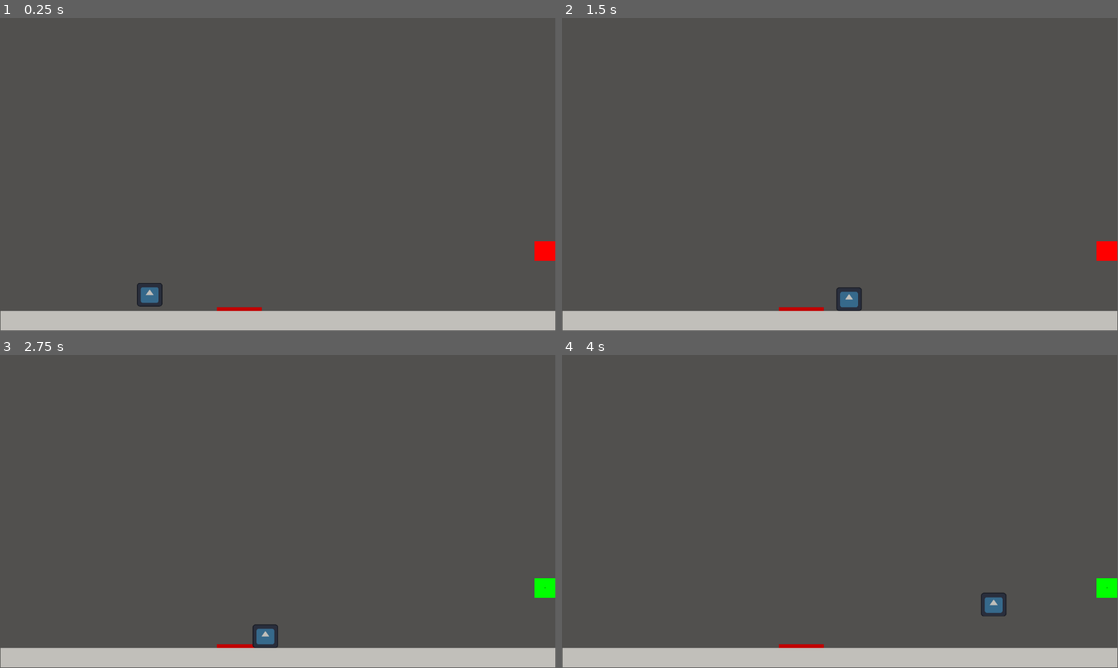
Above: before the commit, frames 1-4 (two rows, left to right).
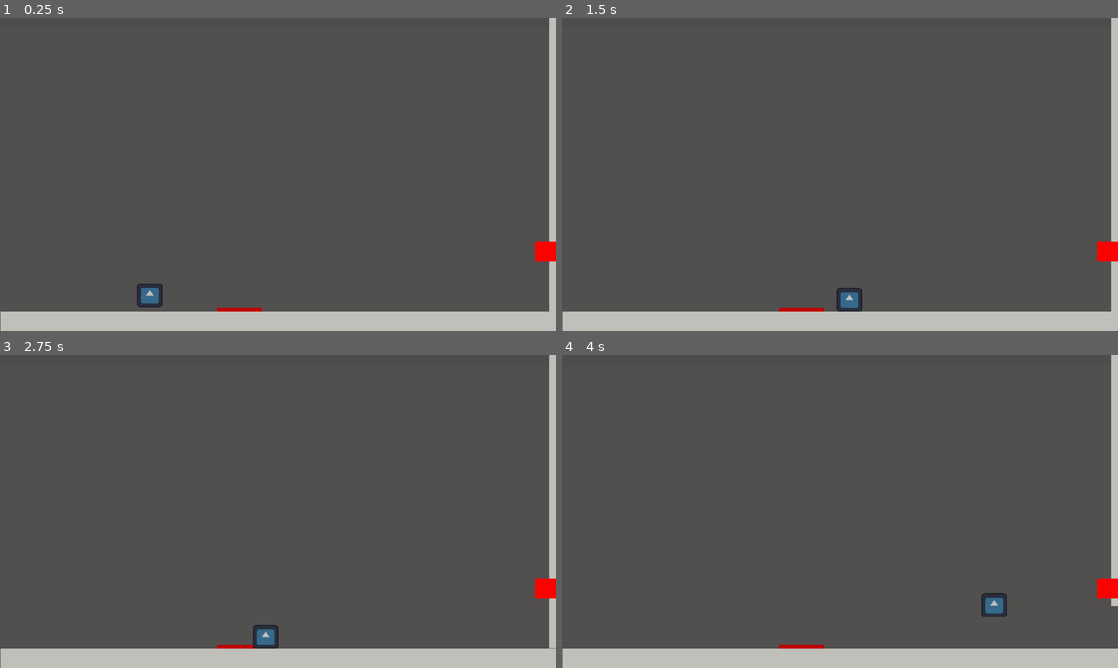
Above: after the commit, the same moments.

Repository: KOP-gaming/buas-application-2026
Game: Godot game, scene res://tutorial1.tscn
Same seed, same stepped clock (60 frames per second), same inputs: the game is played once before the commit and once after it. The engine's default icon, where the game draws it, is replaced by a stand-in: a white triangle on a blue panel in a dark square.
Inputs:
- Up to frame 1 (0.25 s): no input
- Up to frame 2 (1.5 s): hold Right (right) from 0.53 s (still down); tap Up (up) at 0.6, 0.77, 1.07, 1.35 s
- Up to frame 3 (2.75 s): tap Up (up) at 1.52, 1.82, 2.1 s; release Right (right) at 2.03 s; hold Left (left) from 2.03 s (still down)
- Up to frame 4 (4 s): release Left (left) at 2.78 s; hold Right (right) from 2.78 s (still down); tap Up (up) at 2.85, 3.02, 3.32, 3.6, 3.77 s
The window is 799x449 before the commit and 800x450 after it. Grey fills any space a smaller window leaves; there, only what the larger window draws over its background counts as a difference.

The runs differ from the first frame. In frame 1, 1.3% of the frame differs, in the area x 0-100%, y 0-100%; in frame 2, 1.3%; in frame 3, 1.5%; in frame 4, 1.4%.

Commit message:
lot of changes
finally charged my laptop with wifi

Diff:
--- a/puzzle-platformer/area_2d.gd
+++ b/puzzle-platformer/area_2d.gd
@@ -7,6 +7,8 @@
 
 #check when body enters or exits the button
 func EnterCheck(body) -> void:
+	$AnimationPlayer.play("door")
+	await $AnimationPlayer.animation_finished
 	var light = $switchlight
 	light.color = Color(0, 255, 0, 255)
 	var exit = $wall
--- /dev/null
+++ b/puzzle-platformer/blokje_1.gd
@@ -0,0 +1,14 @@
+extends RigidBody2D
+
+
+# Called when the node enters the scene tree for the first time.
+func _ready() -> void:
+	pass # Replace with function body.
+
+
+# Called every frame. 'delta' is the elapsed time since the previous frame.
+func _process(delta: float) -> void:
+	pass
+
+func entercheck(body) -> void:
+	pass
--- /dev/null
+++ b/puzzle-platformer/button_2.gd
@@ -0,0 +1,23 @@
+extends Area2D
+
+func _ready() -> void:
+	body_entered.connect(EnterCheck)
+	body_exited.connect(ExitCheck)
+
+
+#check when body enters or exits the button
+func EnterCheck(body) -> void:
+	$AnimationPlayer.play("door2")
+	var exit = $wall3
+	exit.set_collision_layer_value(1, false)
+	await $AnimationPlayer.animation_finished
+	var light = $switchlight
+	light.color = Color(0, 255, 0, 255)
+func ExitCheck(body) -> void:
+	$AnimationPlayer.play_backwards("door2")
+	var exit = $wall3
+	exit.set_collision_layer_value(1, true)
+	var light = $switchlight
+	light.color = Color(255, 0, 0, 255)
+	await $AnimationPlayer.animation_finished
+	light.color = Color(255, 0, 0, 255)
--- a/puzzle-platformer/project.godot
+++ b/puzzle-platformer/project.godot
@@ -14,6 +14,10 @@
 run/main_scene="uid://clya2jolcja5e"
 config/features=PackedStringArray("4.4", "Forward Plus")
 config/icon="res://icon.svg"
+
+[display]
+
+window/stretch/mode="viewport"
 
 [input]
 
--- a/puzzle-platformer/tutorial1.tscn
+++ b/puzzle-platformer/tutorial1.tscn
@@ -6,6 +6,69 @@
 [ext_resource type="Script" uid="uid://h3xc2np6kx74" path="res://switchlight.gd" id="2_m8dfu"]
 [ext_resource type="Script" uid="uid://c1jia2omai5te" path="res://camerea1.gd" id="5_o74uc"]
 [ext_resource type="Script" uid="uid://dudd5f3giu3h4" path="res://camerea_2.gd" id="6_s04bh"]
+[ext_resource type="Script" uid="uid://bj0f4rl77rgut" path="res://button_2.gd" id="7_22rsl"]
+[ext_resource type="Script" uid="uid://c4btufe7twe6t" path="res://blokje_1.gd" id="8_ek00w"]
+
+[sub_resource type="Animation" id="Animation_22rsl"]
+length = 0.001
+tracks/0/type = "value"
+tracks/0/imported = false
+tracks/0/enabled = true
+tracks/0/path = NodePath("Area2D/doormcdoor:position")
+tracks/0/interp = 1
+tracks/0/loop_wrap = true
+tracks/0/keys = {
+"times": PackedFloat32Array(0),
+"transitions": PackedFloat32Array(1),
+"update": 0,
+"values": [Vector2(644, -100)]
+}
+tracks/1/type = "value"
+tracks/1/imported = false
+tracks/1/enabled = true
+tracks/1/path = NodePath("Area2D/doormcdoor:rotation")
+tracks/1/interp = 1
+tracks/1/loop_wrap = true
+tracks/1/keys = {
+"times": PackedFloat32Array(0),
+"transitions": PackedFloat32Array(1),
+"update": 0,
+"values": [0.0]
+}
+
+[sub_resource type="Animation" id="Animation_s04bh"]
+resource_name = "door"
+length = 1.5
+tracks/0/type = "value"
+tracks/0/imported = false
+tracks/0/enabled = true
+tracks/0/path = NodePath("Area2D/doormcdoor:position")
+tracks/0/interp = 1
+tracks/0/loop_wrap = true
+tracks/0/keys = {
+"times": PackedFloat32Array(0, 1.5),
+"transitions": PackedFloat32Array(1, 1),
+"update": 0,
+"values": [Vector2(644, -100), Vector2(644, -204)]
+}
+tracks/1/type = "value"
+tracks/1/imported = false
+tracks/1/enabled = true
+tracks/1/path = NodePath("Area2D/doormcdoor:rotation")
+tracks/1/interp = 1
+tracks/1/loop_wrap = true
+tracks/1/keys = {
+"times": PackedFloat32Array(0, 1.5),
+"transitions": PackedFloat32Array(1, 1),
+"update": 0,
+"values": [0.0, 0.0]
+}
+
+[sub_resource type="AnimationLibrary" id="AnimationLibrary_22rsl"]
+_data = {
+&"RESET": SubResource("Animation_22rsl"),
+&"door": SubResource("Animation_s04bh")
+}
 
 [sub_resource type="Gradient" id="Gradient_8y1kj"]
 offsets = PackedFloat32Array(0, 0.00649351, 1)
@@ -35,13 +98,83 @@
 [sub_resource type="RectangleShape2D" id="RectangleShape2D_ek00w"]
 size = Vector2(1142, 649)
 
+[sub_resource type="RectangleShape2D" id="RectangleShape2D_yjwc7"]
+size = Vector2(74, 10)
+
+[sub_resource type="RectangleShape2D" id="RectangleShape2D_pw83q"]
+size = Vector2(28, 664)
+
+[sub_resource type="Animation" id="Animation_yjwc7"]
+length = 0.001
+tracks/0/type = "value"
+tracks/0/imported = false
+tracks/0/enabled = true
+tracks/0/path = NodePath("door2:position")
+tracks/0/interp = 1
+tracks/0/loop_wrap = true
+tracks/0/keys = {
+"times": PackedFloat32Array(0),
+"transitions": PackedFloat32Array(1),
+"update": 0,
+"values": [Vector2(597, -90)]
+}
+tracks/1/type = "value"
+tracks/1/imported = false
+tracks/1/enabled = true
+tracks/1/path = NodePath("door2:rotation")
+tracks/1/interp = 1
+tracks/1/loop_wrap = true
+tracks/1/keys = {
+"times": PackedFloat32Array(0),
+"transitions": PackedFloat32Array(1),
+"update": 0,
+"values": [0.0]
+}
+
+[sub_resource type="Animation" id="Animation_ek00w"]
+resource_name = "door2"
+length = 1.5
+tracks/0/type = "value"
+tracks/0/imported = false
+tracks/0/enabled = true
+tracks/0/path = NodePath("door2:position")
+tracks/0/interp = 1
+tracks/0/loop_wrap = true
+tracks/0/keys = {
+"times": PackedFloat32Array(0, 1.5),
+"transitions": PackedFloat32Array(1, 1),
+"update": 0,
+"values": [Vector2(597, -90), Vector2(597, -191)]
+}
+tracks/1/type = "value"
+tracks/1/imported = false
+tracks/1/enabled = true
+tracks/1/path = NodePath("door2:rotation")
+tracks/1/interp = 1
+tracks/1/loop_wrap = true
+tracks/1/keys = {
+"times": PackedFloat32Array(0, 1.5),
+"transitions": PackedFloat32Array(1, 1),
+"update": 0,
+"values": [0.0, 0.0]
+}
+
+[sub_resource type="AnimationLibrary" id="AnimationLibrary_pw83q"]
+_data = {
+&"RESET": SubResource("Animation_yjwc7"),
+&"door2": SubResource("Animation_ek00w")
+}
+
+[sub_resource type="RectangleShape2D" id="RectangleShape2D_33a4j"]
+size = Vector2(76, 75)
+
 [node name="Node2D" type="Node2D"]
 
 [node name="ColorRect" type="ColorRect" parent="."]
-offset_left = -124.0
-offset_top = -57.0
-offset_right = 2914.0
-offset_bottom = 757.0
+offset_left = -96.0
+offset_top = 21.0
+offset_right = 2942.0
+offset_bottom = 835.0
 color = Color(0.419813, 0.419813, 0.419813, 1)
 
 [node name="CanvasModulate" type="CanvasModulate" parent="."]
@@ -52,6 +185,18 @@
 collision_layer = 2
 collision_mask = 2
 script = ExtResource("1_8y1kj")
+
+[node name="AnimationPlayer" type="AnimationPlayer" parent="Area2D"]
+root_node = NodePath("../..")
+libraries = {
+&"": SubResource("AnimationLibrary_22rsl")
+}
+
+[node name="wallymcwallfacetheseccond" type="ColorRect" parent="Area2D"]
+offset_left = 644.0
+offset_top = -660.0
+offset_right = 672.0
+offset_bottom = -100.0
 
 [node name="switchlight" type="PointLight2D" parent="Area2D"]
 position = Vector2(636.75, -120.5)
@@ -79,6 +224,12 @@
 position = Vector2(0, -292)
 shape = SubResource("RectangleShape2D_s04bh")
 
+[node name="doormcdoor" type="ColorRect" parent="Area2D"]
+offset_left = 644.0
+offset_top = -100.0
+offset_right = 672.0
+offset_bottom = 4.0
+
 [node name="StaticBody2D" type="StaticBody2D" parent="."]
 
 [node name="ColorRect" type="ColorRect" parent="StaticBody2D"]
@@ -92,6 +243,7 @@
 shape = SubResource("RectangleShape2D_m8dfu")
 
 [node name="player" type="CharacterBody2D" parent="."]
+top_level = true
 position = Vector2(309, 542)
 collision_layer = 7
 collision_mask = 7
@@ -112,6 +264,7 @@
 blend_mode = 2
 
 [node name="camerea1" type="Area2D" parent="."]
+visible = false
 collision_layer = 4
 collision_mask = 4
 script = ExtResource("5_o74uc")
@@ -124,7 +277,10 @@
 position = Vector2(576, 322)
 
 [node name="camerea2" type="Area2D" parent="."]
+visible = false
 position = Vector2(1293, 400)
+collision_layer = 4
+collision_mask = 4
 script = ExtResource("6_s04bh")
 
 [node name="CollisionShape2D" type="CollisionShape2D" parent="camerea2"]
@@ -135,4 +291,69 @@
 position = Vector2(439, -73)
 enabled = false
 
+[node name="button2" type="Area2D" parent="."]
+position = Vector2(1697, 595)
+collision_layer = 2
+collision_mask = 2
+script = ExtResource("7_22rsl")
+
+[node name="CollisionShape2D" type="CollisionShape2D" parent="button2"]
+position = Vector2(3, 5)
+shape = SubResource("RectangleShape2D_yjwc7")
+
+[node name="button2" type="ColorRect" parent="button2"]
+offset_left = -34.0
+offset_right = 40.0
+offset_bottom = 11.0
+color = Color(1, 0, 0, 1)
+
+[node name="wall2" type="ColorRect" parent="button2"]
+offset_left = 597.0
+offset_top = -653.0
+offset_right = 625.0
+offset_bottom = -90.0
+
+[node name="door2" type="ColorRect" parent="button2"]
+offset_left = 597.0
+offset_top = -90.0
+offset_right = 625.0
+offset_bottom = 11.0
+
+[node name="wall3" type="StaticBody2D" parent="button2"]
+
+[node name="sd" type="CollisionShape2D" parent="button2/wall3"]
+position = Vector2(610, -321)
+shape = SubResource("RectangleShape2D_pw83q")
+
+[node name="AnimationPlayer" type="AnimationPlayer" parent="button2"]
+libraries = {
+&"": SubResource("AnimationLibrary_pw83q")
+}
+
+[node name="switchlight" type="PointLight2D" parent="button2"]
+position = Vector2(590, -110)
+scale = Vector2(0.679688, 0.640625)
+energy = 3.44
+blend_mode = 2
+texture = SubResource("GradientTexture2D_m8dfu")
+script = ExtResource("2_m8dfu")
+
+[node name="blokje1" type="RigidBody2D" parent="."]
+position = Vector2(1918, 526)
+collision_layer = 3
+collision_mask = 3
+contact_monitor = true
+max_contacts_reported = 5
+script = ExtResource("8_ek00w")
+
+[node name="CollisionShape2D" type="CollisionShape2D" parent="blokje1"]
+position = Vector2(-1, 2.5)
+shape = SubResource("RectangleShape2D_33a4j")
+
+[node name="ColorRect" type="ColorRect" parent="blokje1"]
+offset_left = -39.0
+offset_top = -36.0
+offset_right = 37.0
+offset_bottom = 38.0
+
 [connection signal="area_entered" from="Area2D" to="Area2D/switchlight" method="_on_area_2d_area_entered"]
Not shown, added: puzzle-platformer/blokje_1.gd.uid
Not shown, added: puzzle-platformer/button_2.gd.uid
Not shown: 1 places in puzzle-platformer/tutorial1.tscn that only renumber resources
Not shown, changed: game diary.txt
Not shown, added: story doc.txt
